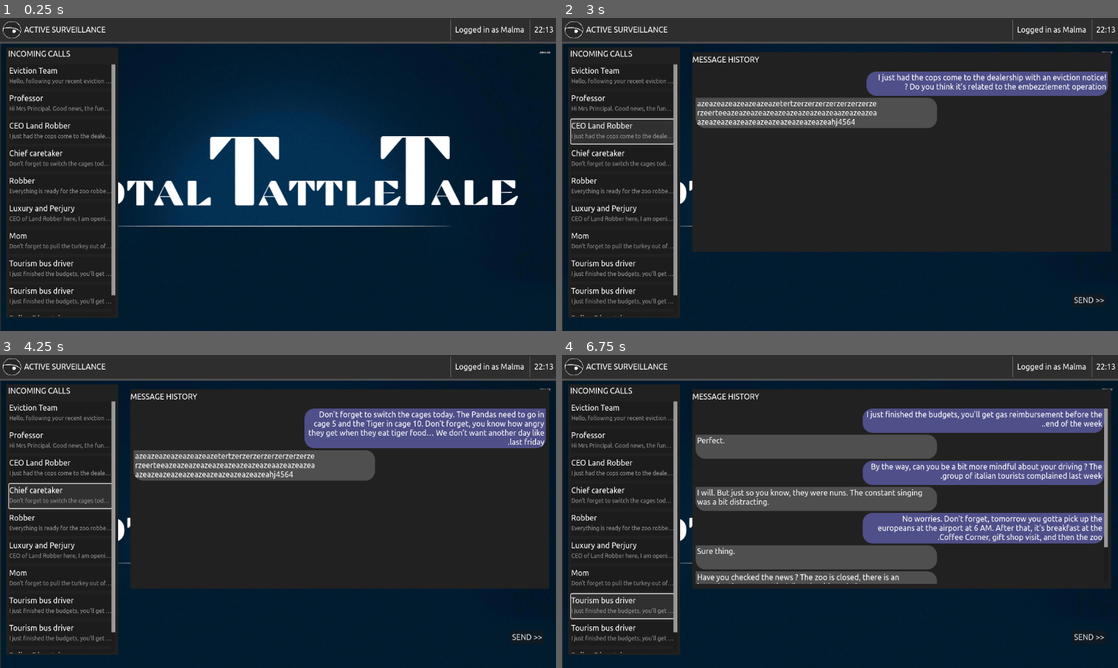
Above: before the commit, frames 1-4 (two rows, left to right).
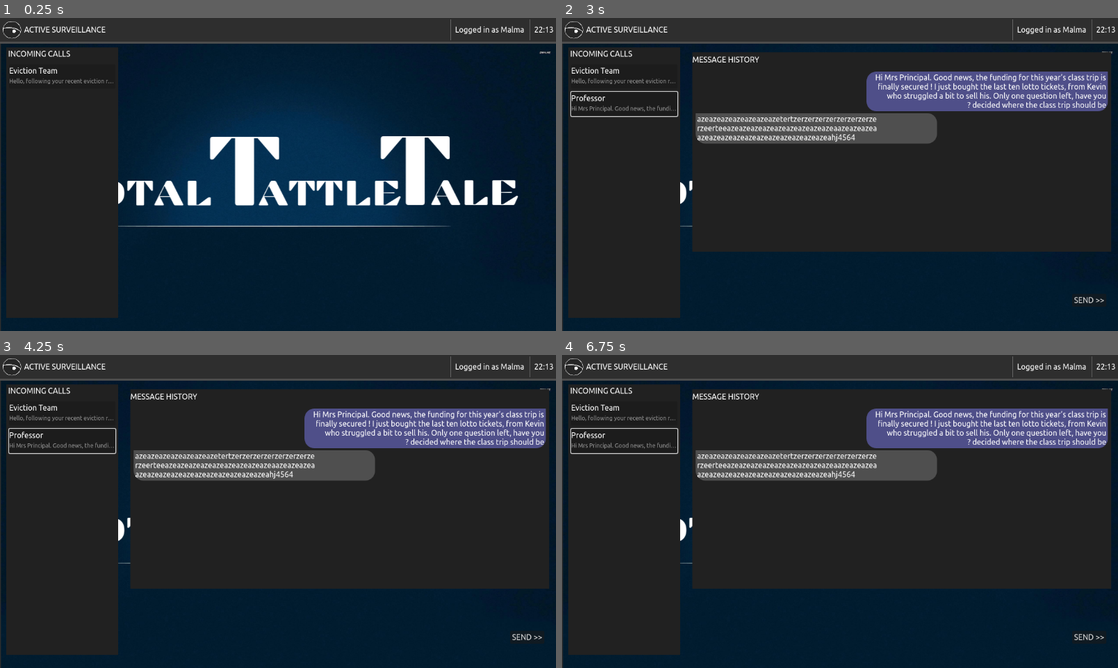
Above: after the commit, the same moments.

Repository: Mastoast/LDJam53
Game: Godot game, scene res://levels/game_screen.tscn
Same seed, same stepped clock (60 frames per second), same inputs: the game is played once before the commit and once after it.
Inputs (mouse positions are in pixels of both pictures, inside the frame that each line leads up to):
- Up to frame 1 (0.25 s): no input
- Up to frame 2 (3 s): click (623, 77) at 0.5 s; click "SEND >>" at 1.25 s; click (623, 102) at 2.02 s; click (623, 130) at 2.77 s
- Up to frame 3 (4.25 s): click (61, 495) at 3.52 s
- Up to frame 4 (6.75 s): click (623, 524) at 4.27 s; click (623, 552) at 5.02 s; click (623, 577) at 5.77 s; click (623, 605) at 6.52 s

The runs differ from the first frame. In frame 1, 2.2% of the frame differs, in the area x 1-21%, y 14-96%; in frame 2, 10%; in frame 3, 4.1%; in frame 4, 26%, in the area x 1-99%, y 14-96%.

Commit message:
boucle d'event messages

Diff:
--- a/scripts/gameHandler.gd
+++ b/scripts/gameHandler.gd
@@ -15,8 +15,9 @@
 	thread_window = get_tree().get_first_node_in_group("thread")
 	answer_window = get_tree().get_first_node_in_group("answers")
 	time_field = get_tree().get_first_node_in_group("time")
-	for thread in threads:
-		create_event(thread)
+#	for thread in threads:
+#		create_event(thread)
+	create_event(threads[0])
 
 
 func _process(delta):
@@ -34,4 +35,38 @@
 	decisions.append(new_choice)
 	thread_window.clear_thread()
 	answer_window.clear()
+	add_message(decisions)
 	print(decisions)
+
+func add_message(decisions):
+	var next_message
+	while decisions.size() < threads.size():
+		next_message = threads[decisions.size()]
+		if next_message["sender"] == "CEO Land Robber":
+			if "eviction_land" in decisions:
+				create_event(next_message)
+				return
+			else:
+				decisions.append("embez_none")
+		else: if next_message["sender"] == "Mom":
+			if "oyster_friend" in decisions:
+				create_event(next_message)
+				return
+			else:
+				decisions.append("mom_none")
+		else: if next_message["sender"] == "Tourism bus driver":
+			if "robber_10" in decisions:
+				if next_message["version"] == "investigation":
+					decisions.append("filler_for_driver")
+				else:
+					create_event(next_message)
+					return
+			else:
+				if next_message["version"] == "zoo":
+					decisions.append("filler_for_driver")
+				else:
+					create_event(next_message)
+					return
+		else:
+			create_event(next_message)
+			return
